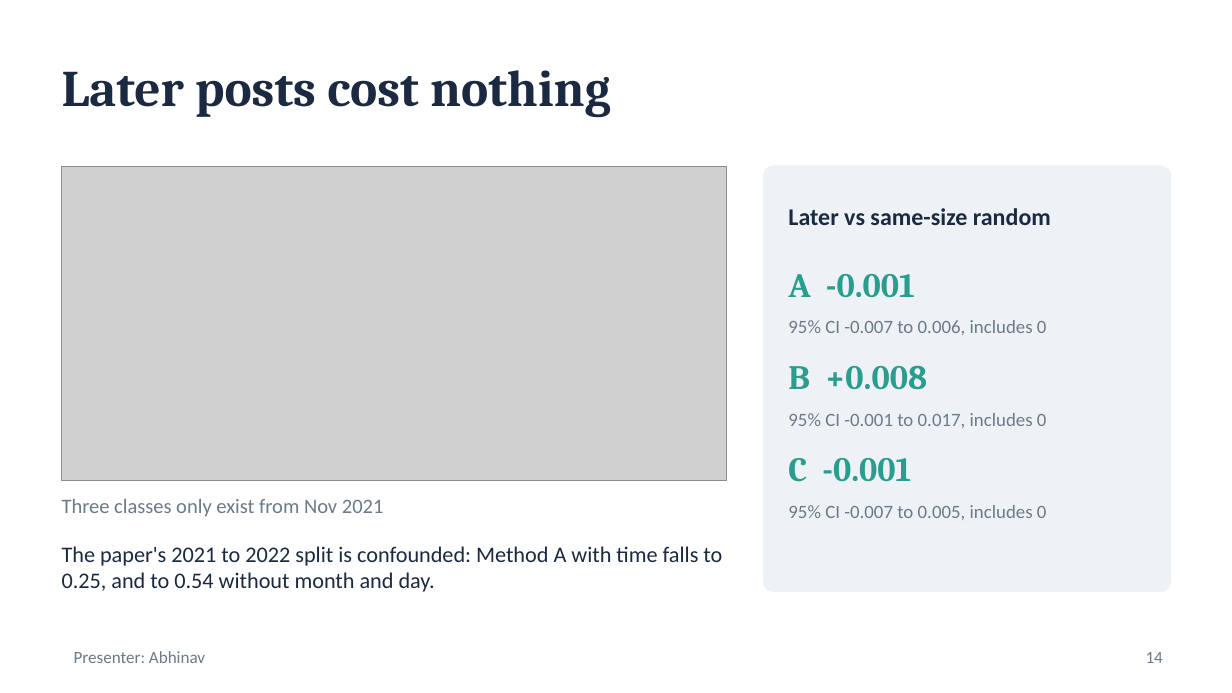
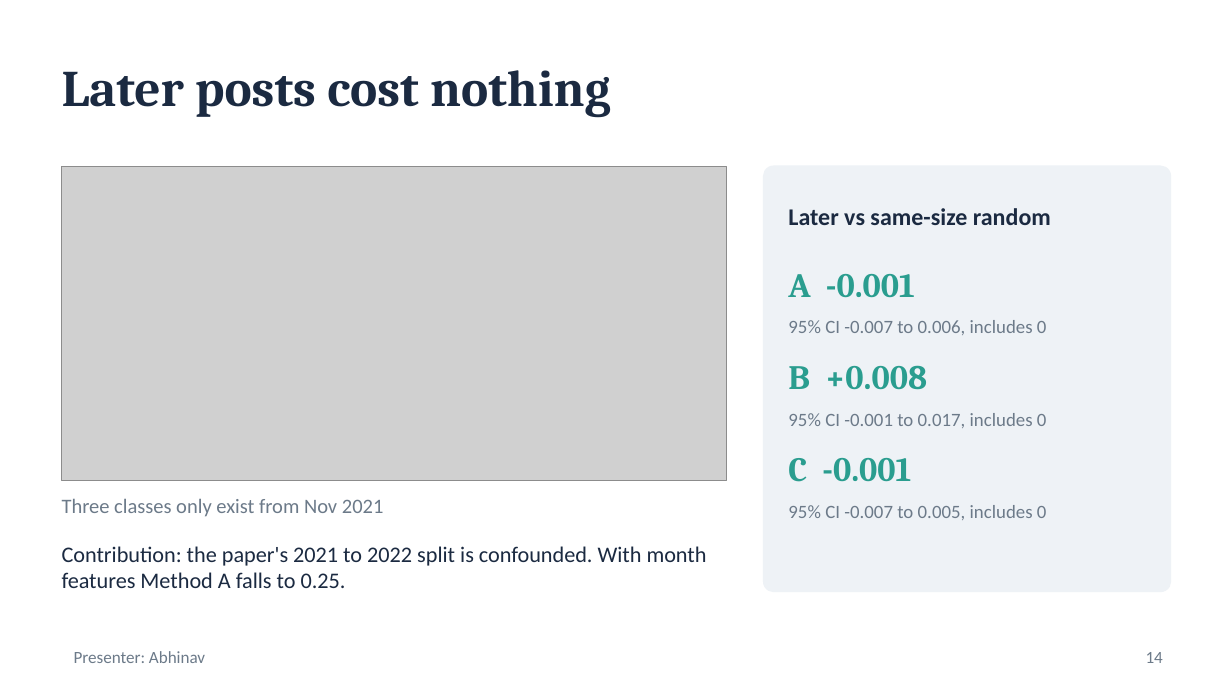
Before and after one commit to Abhinavxox/reddit-mental-health-timing, a slide deck: slide 14 of slides/Phase1_Timing_Matters.pptx. Drawn at 1232x693 pixels with LibreOffice and Linux fonts; fonts in the diff are those of the drawing; grey boxes stand for pictures. Boxes give left, top, right and bottom in pixels: in the first picture for what was removed or moved away, otherwise in the second. Text is boxed around its words. In the diff, an @@ line names an element or a change of style, - is before the commit and + after.

```diff
--- a/slides/Phase1_Timing_Matters.pptx
+++ b/slides/Phase1_Timing_Matters.pptx
@@ text at bbox=[62, 546, 707, 588]: text changed @@
-The paper's 2021 to 2022 split is confounded: Method A with time falls to 0.25, and to 0.54 without month and day.
+Contribution: the paper's 2021 to 2022 split is confounded. With month features Method A falls to 0.25.
```
Also in this commit, not shown: 6 other slides changed, 1 slide added, 1 slide removed, 6 other files.
